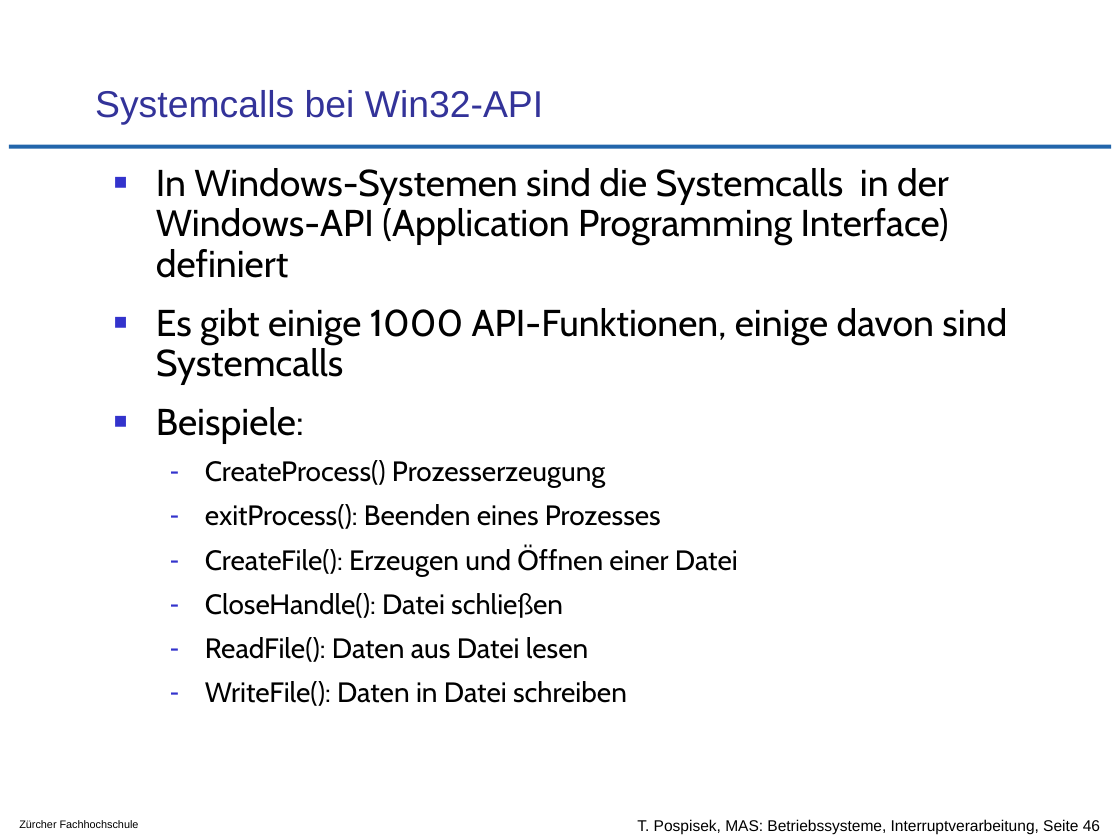
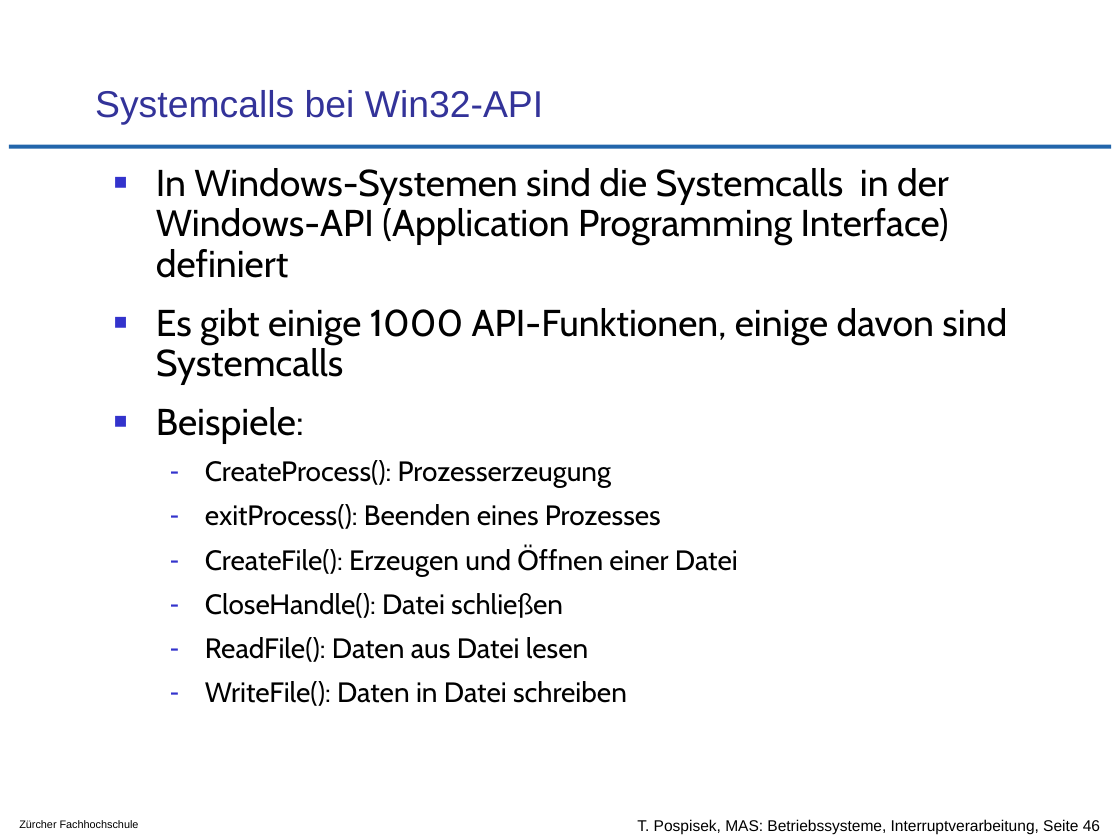
Before and after one commit to tpo/betriebssysteme, a slide deck: slide 46 of 04-3_Interruptverarbeitung_in_Betriebssystemen.odp. Drawn at 1120x840 pixels with LibreOffice and Linux fonts; fonts in the diff are those of the drawing; background and template pictures are left out. Boxes give left, top, right and bottom in pixels: in the first picture for what was removed or moved away, otherwise in the second. Text is boxed around its words. In the diff, an @@ line names an element or a change of style, - is before the commit and + after.

```diff
--- a/04-3_Interruptverarbeitung_in_Betriebssystemen.odp
+++ b/04-3_Interruptverarbeitung_in_Betriebssystemen.odp
@@ text at (205,460,611,488): text changed @@
-  – CreateProcess() Prozesserzeugung
+  – CreateProcess(): Prozesserzeugung
```
Also in this commit, not shown: 1 other slide changed, 11 other files.
